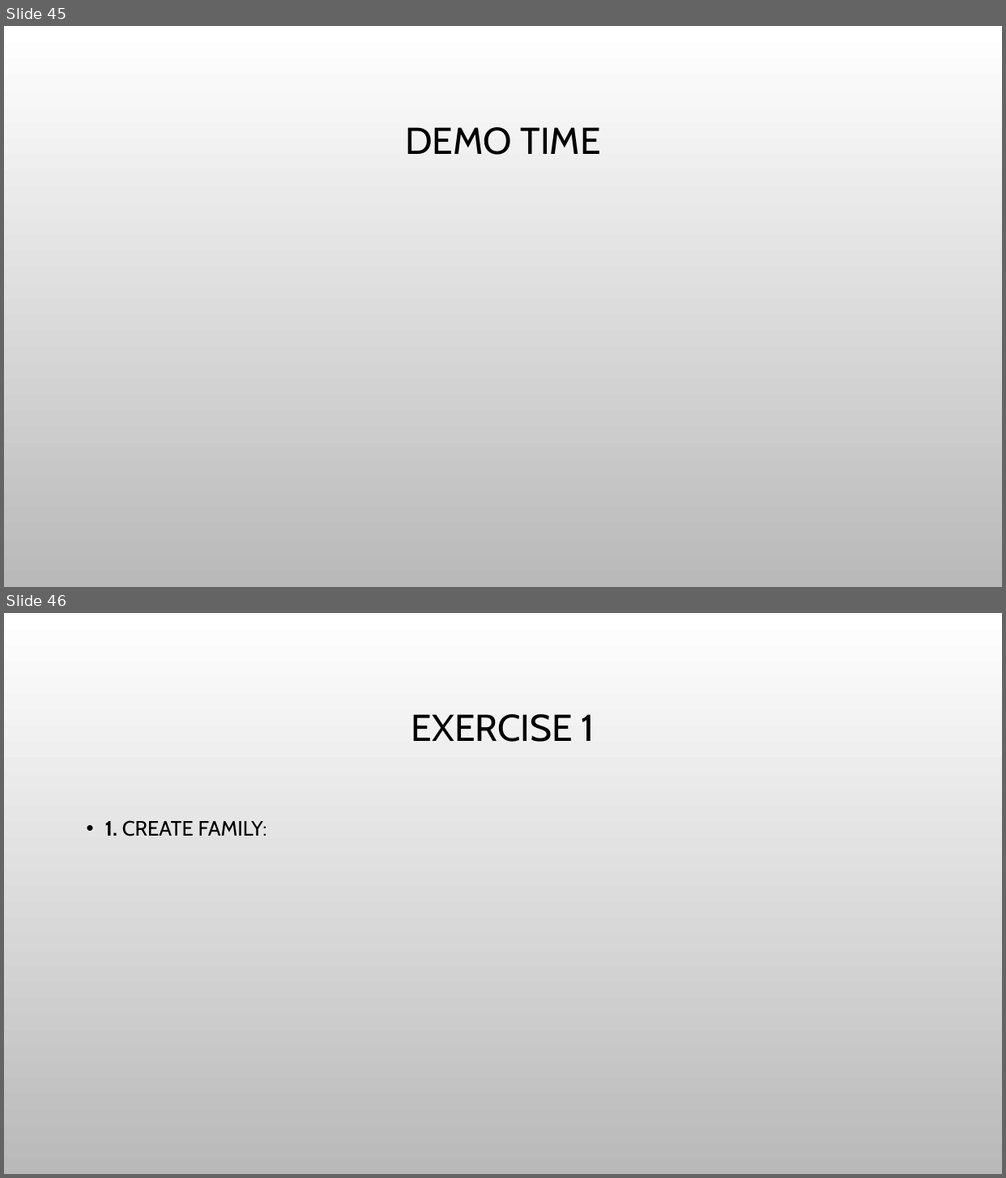
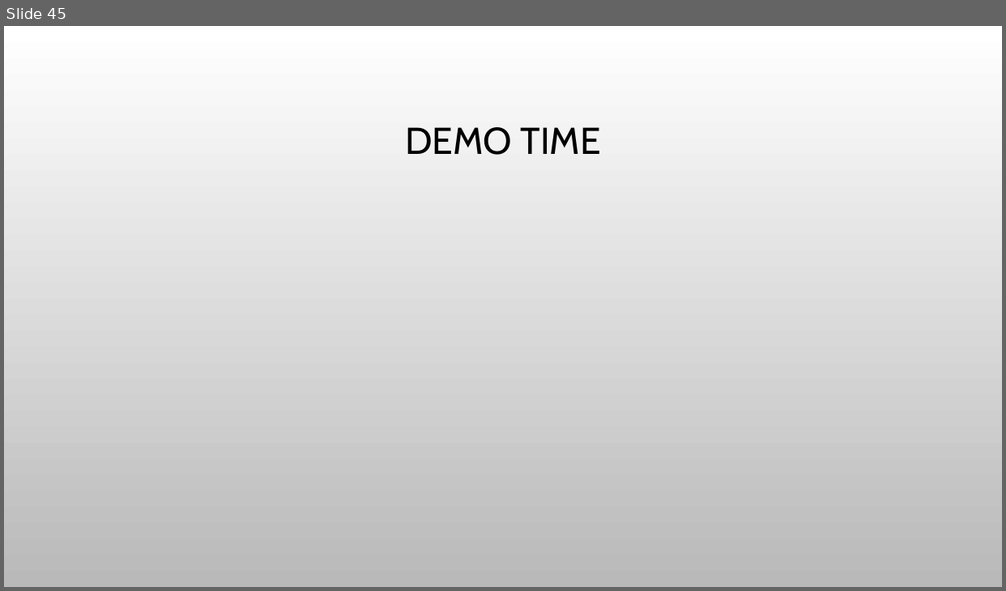
Before and after one commit to cygni/cygni-competence-7-databases, a slide deck: neo4j/neo4j_johannesDolk.pptx. Shown one above the other, each under a label of ours: slides 45 and 46 before the commit, slide 45 after it. The pictures are 1006x1178 and 1006x591 pixels, drawn with LibreOffice and Linux fonts; fonts in the diff are those of the drawing; background and template pictures are left out. Boxes give left, top, right and bottom in pixels: in the first picture for what was removed or moved away, otherwise in the second. Text is boxed around its words. In the diff, an @@ line names an element or a change of style, - is before the commit and + after.

Commit message:
Updated pp with new exercises, updated readme and hints with new exercises

```diff
--- a/neo4j/neo4j_johannesDolk.pptx
+++ b/neo4j/neo4j_johannesDolk.pptx
@@ slide 46 removed at <box>4,613,1002,1174</box>, background picture (left out) @@
@@ title removed at <box>411,714,594,742</box> @@
-EXERCISE 1
@@ text removed at <box>105,820,267,837</box> @@
-• 1. CREATE FAMILY:
```
Also in this commit, not shown: 2 slides changed, 2 other files.
